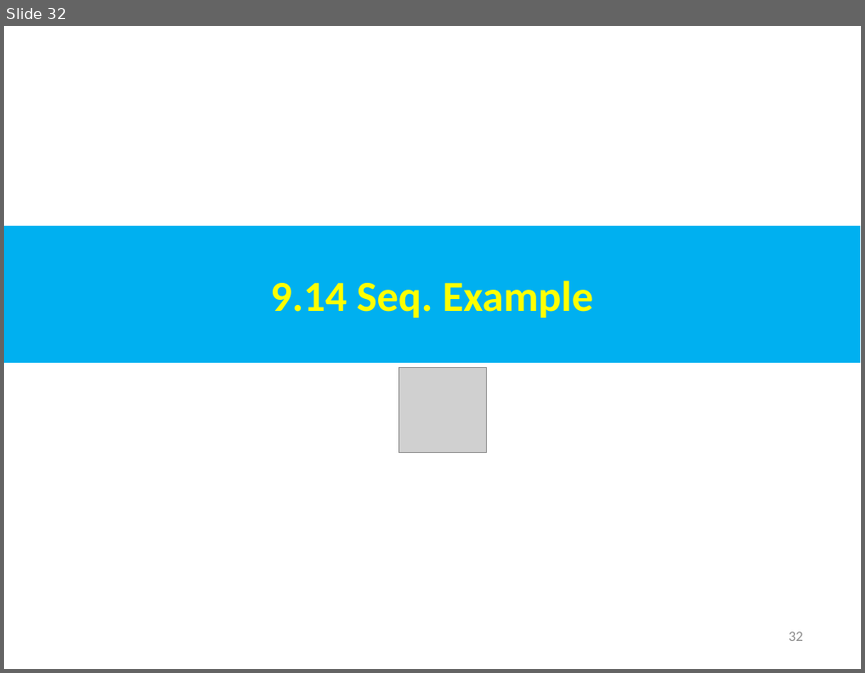
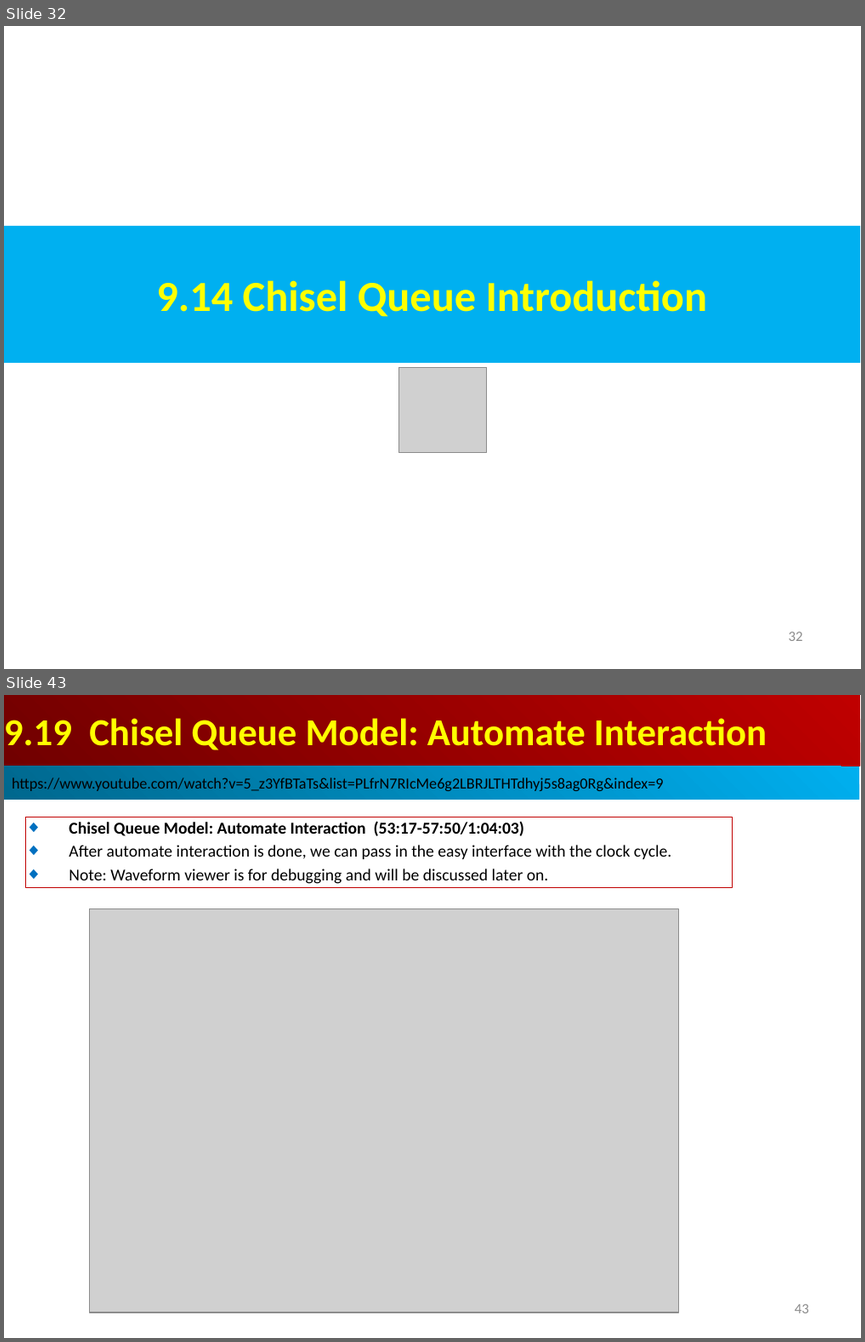
Before and after one commit to peterhchen/AIU_CS800_Chisel, a slide deck: 500_UCSC_HWD/009_Test/000_Video/009.Test.ppt. Shown one above the other, each under a label of ours: slide 32 before the commit, slides 32 and 43 after it; the slides between them are not shown. The pictures are 865x673 and 865x1342 pixels, drawn with LibreOffice and Linux fonts; fonts in the diff are those of the drawing; grey boxes stand for pictures. Boxes give left, top, right and bottom in pixels: in the first picture for what was removed or moved away, otherwise in the second. Text is boxed around its words. In the diff, an @@ line names an element or a change of style, - is before the commit and + after.

```diff
--- a/500_UCSC_HWD/009_Test/000_Video/009.Test.ppt
+++ b/500_UCSC_HWD/009_Test/000_Video/009.Test.ppt
@@ slide 43 added at (4,695,861,1338), background #FFFFFF @@
@@ rectangle added at (4,695,860,766), fill gradient #BF0000 to #710000, 32 pt, text #FFFF00, bold @@
+9.19 Chisel Queue Model: Automate Interaction
@@ rectangle added at (4,766,859,800), fill gradient #00AFEF to #00688E, 13 pt, text #000000 @@
+https://www.youtube.com/watch?v=5_z3YfBTaTs&list=PLfrN7RIcMe6g2LBRJLTHTdhyj5s8ag0Rg&index=9
@@ rectangle added at (25,817,732,888), outline #C00000 0.74 pt, 14 pt, text #000000 @@
+◆ Chisel Queue Model: Automate Interaction (53:17-57:50/1:04:03)
+◆ After automate interaction is done, we can pass in the easy interface with the clock cycle.
+◆ Note: Waveform viewer is for debugging and will be discussed later on.
@@ picture added at (90,909,678,1312) @@
@@ page number added at (794,1304,809,1313), 12 pt, text #8B8B8B @@
+43
@@ slide 32 changed as well @@
@@ text in rectangle at (156,280,707,317): text changed @@
-9.14 Seq. Example
+9.14 Chisel Queue Introduction
```
Also in this commit, not shown: 3 other slides changed, 15 other slides added.
